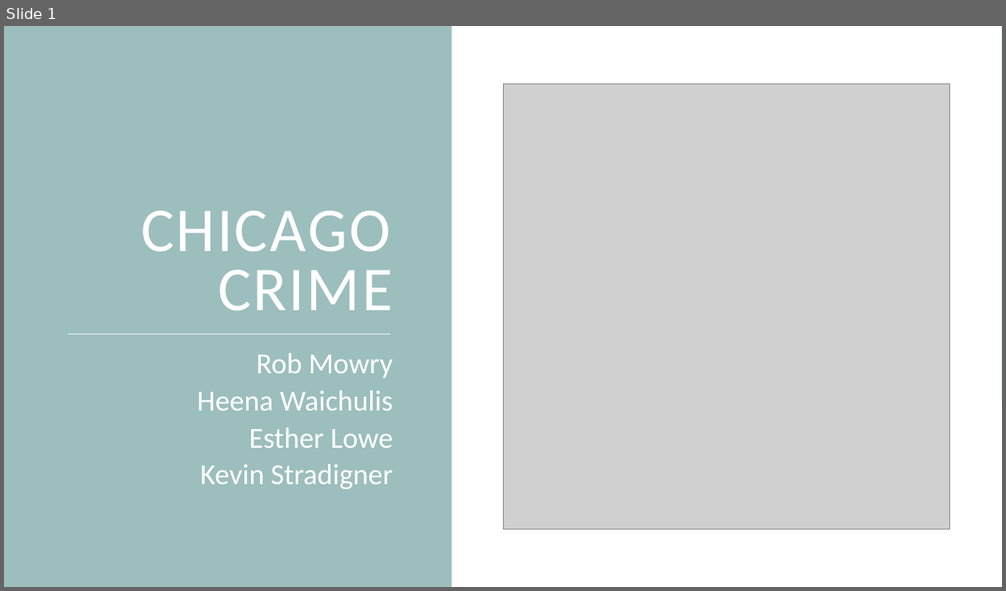
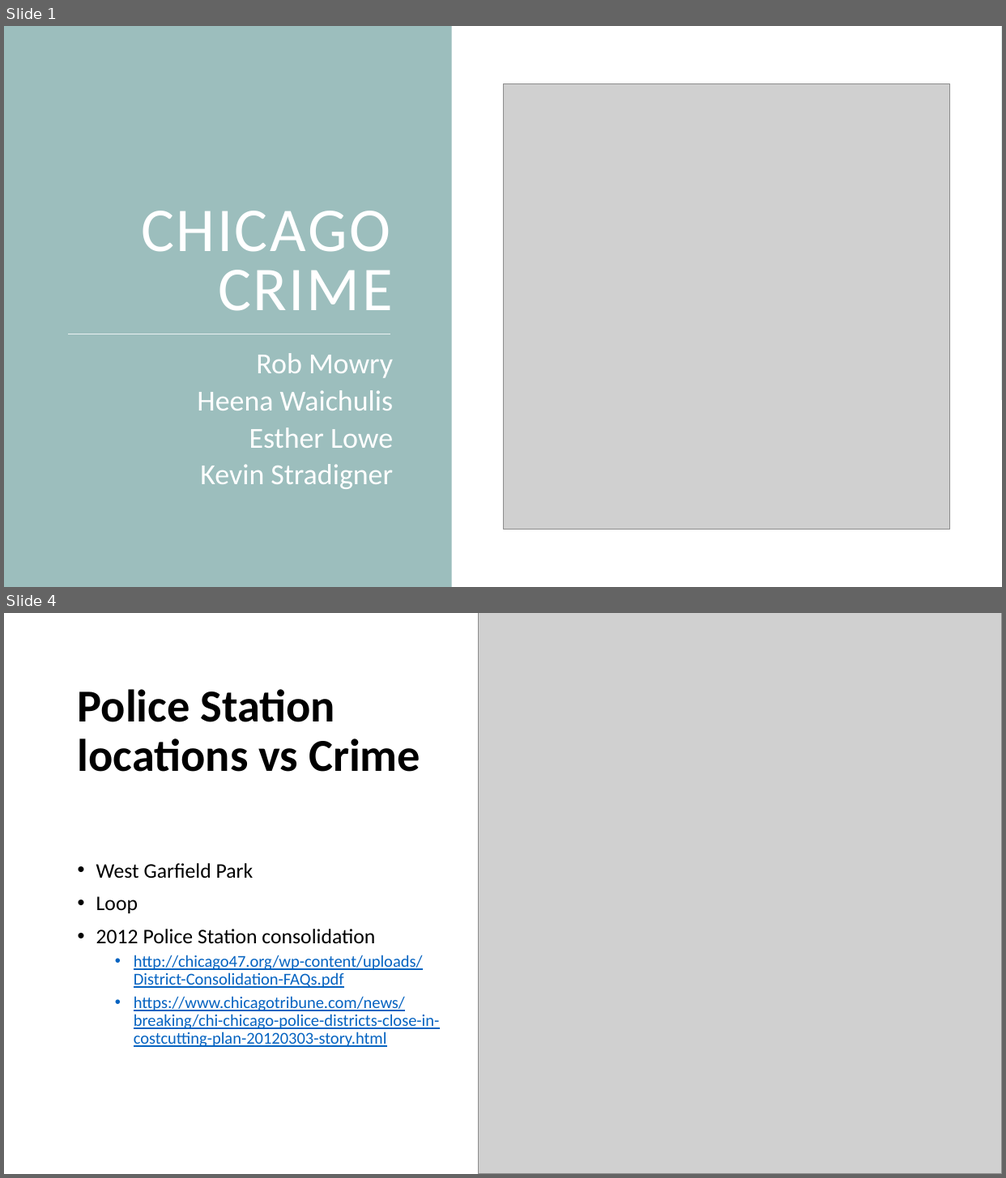
Before and after one commit to ELLowe/20190622_Group_1, a slide deck: MSWL_Chicago_Crime.pptx. Shown one above the other, each under a label of ours: slide 1 before the commit, slides 1 and 4 after it; the slides between them are not shown. The pictures are 1006x591 and 1006x1178 pixels, drawn with LibreOffice and Linux fonts; fonts in the diff are those of the drawing; grey boxes stand for pictures; background and template pictures are left out. Boxes give left, top, right and bottom in pixels: in the first picture for what was removed or moved away, otherwise in the second. Text is boxed around its words. In the diff, an @@ line names an element or a change of style, - is before the commit and + after.

```diff
--- a/MSWL_Chicago_Crime.pptx
+++ b/MSWL_Chicago_Crime.pptx
@@ slide 4 added at (4,613,1002,1174), background picture (left out) @@
@@ picture added at (479,613,1002,1174) @@
@@ title added at (78,689,420,772), 44 pt, text #000000, bold @@
+Police Station locations vs Crime
@@ text added at (96,863,440,1047), 16 pt, text #0563C1, underline @@
+• West Garfield Park
+• Loop
+• 2012 Police Station consolidation
+  • http://chicago47.org/wp-content/uploads/District-Consolidation-FAQs.pdf
+  • https://www.chicagotribune.com/news/breaking/chi-chicago-police-districts-close-in-costcutting-plan-20120303-story.html
```
Also in this commit, not shown: 28 other slides added, 5 slides removed, 7 other files.
